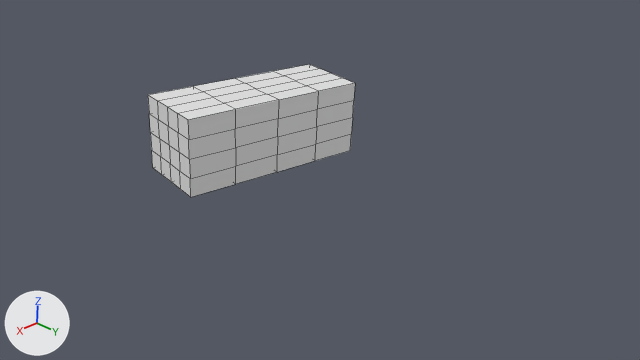
The Blender file Blender_CAD_Files/Eppler_214_Airfoil_TRUNK.blend as it was, and as the next commit left it.
Camera for both pictures: the file's camera 'Camera'. The lights are fixed; the arrows at lower left show +X, +Y and +Z. Mesh edges are drawn as thin lines. The same objects are shown in both versions, whatever each file hides.

The first picture shows 'Aileron_Boolean_Difference'.
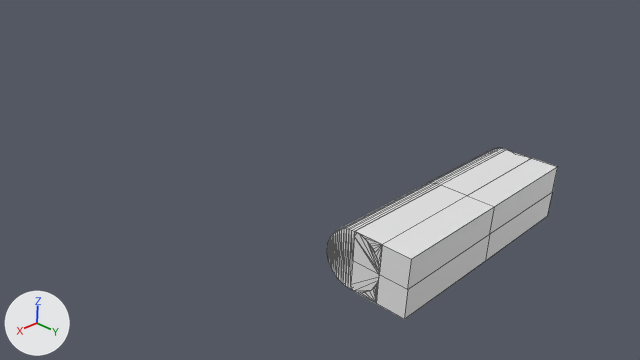
Boxes [x1, y1, x2, y2] around the edits, measured in the pictures (640 x 360 px):
'Aileron_Boolean_Difference', reshaped, moved, turned, rescaled
    before: [148, 64, 355, 197]
    after: [327, 148, 558, 319]

Edits to the bpy script that builds the scene:
```text
Change ob_aileron_boolean_difference:
    ob_aileron_boolean_difference: bpy.data.objects.new('Aileron_Boolean_Difference', me_cube_001) -> bpy.data.objects.new('Aileron_Boolean_Difference', me_cube_004)
    ob_aileron_boolean_difference.location: (185.9, -155.3, 152.4) -> (0.0, 0.0, 0.0)
    remove ob_aileron_boolean_difference.delta_rotation_euler = (0.0, 0.0, 10.0)
    ob_aileron_boolean_difference.rotation_axis_angle: (0.149, 0.0, 0.0, -1.0) -> (0.0, 0.0, 0.0, 0.0)
    ob_aileron_boolean_difference.scale: (11.6, 4.55, 4.55) -> (175.0, 40.0, 40.0)
```
